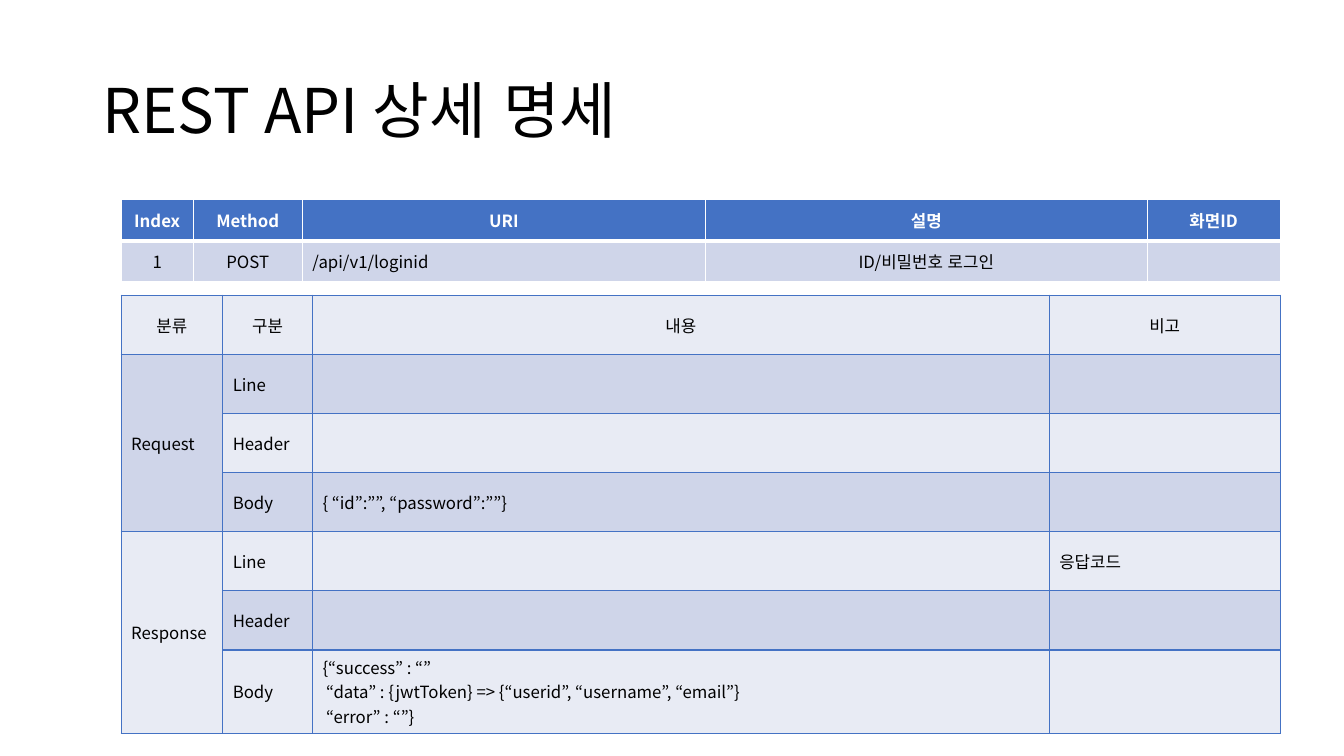
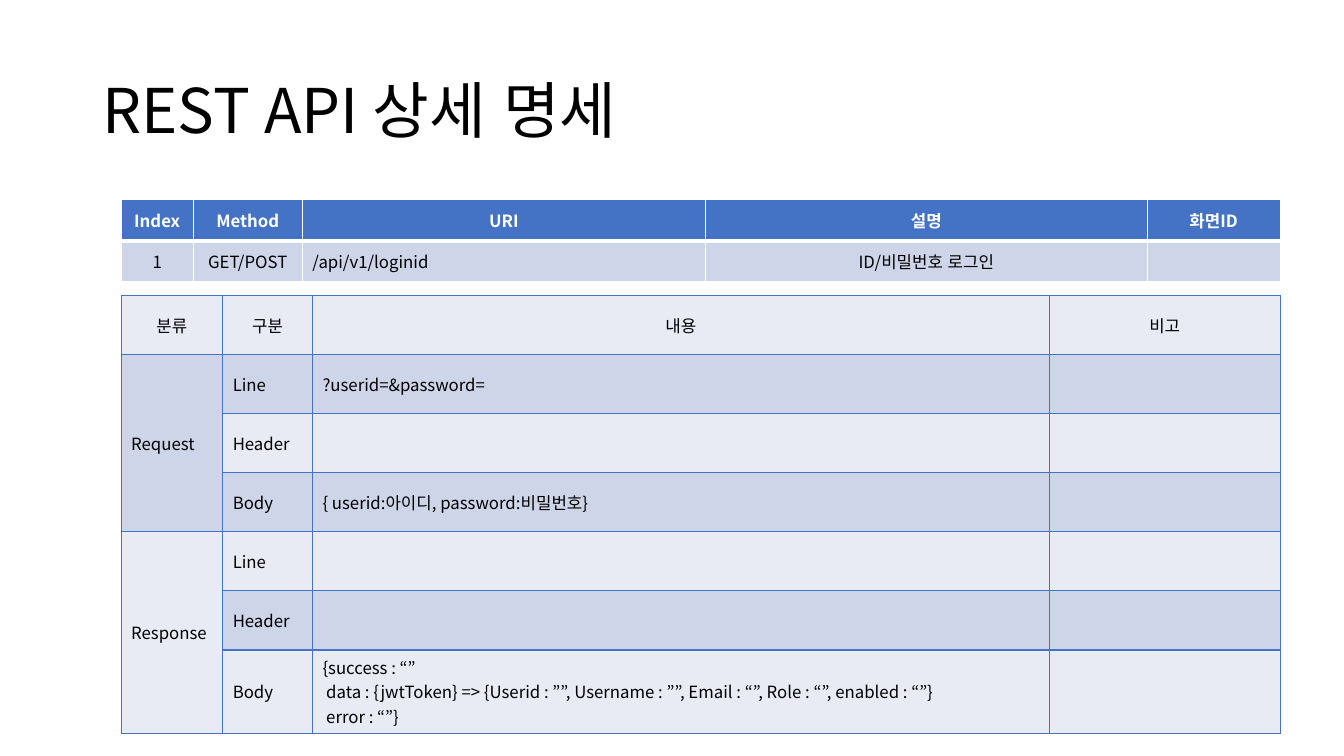
Before and after one commit to sujidaddy/workspace_miniproject, a slide deck: slide 23 of 미니프로젝트계획서제출용.pptx. Drawn at 1344x756 pixels with LibreOffice and Linux fonts; fonts in the diff are those of the drawing. Boxes give left, top, right and bottom in pixels: in the first picture for what was removed or moved away, otherwise in the second. Text is boxed around its words. In the diff, an @@ line names an element or a change of style, - is before the commit and + after.

```diff
--- a/미니프로젝트계획서제출용.pptx
+++ b/미니프로젝트계획서제출용.pptx
@@ table at (121,200,1280,281) @@
-row 2, column 2: POST
+row 2, column 2: GET/POST
@@ table at (121,295,1280,728) @@
-row 2, column 3: 
+row 2, column 3: ?userid=&password=
-row 4, column 3: { “id”:””, “password”:””}
+row 4, column 3: { userid:아이디, password:비밀번호}
-row 5, column 4: 응답코드
+row 5, column 4: 
-row 7, column 3: {“success” : “” “data” : {jwtToken} => {“userid”, “username”, “email”} / “error” : “”}
+row 7, column 3: {success : “” data : {jwtToken} => {Userid : ””, Username : ””, Email : “”, Role : “”, enabled : “”} / error : “”}
```
Also in this commit, not shown: 14 other slides changed, 5 other files.
